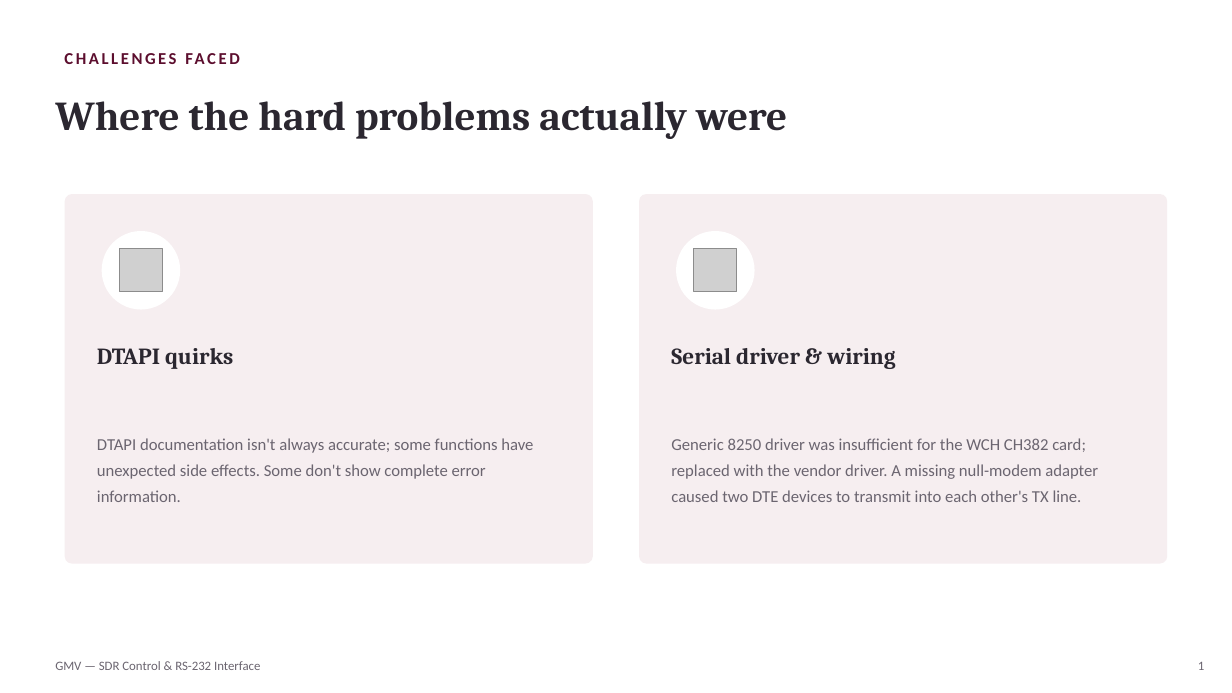
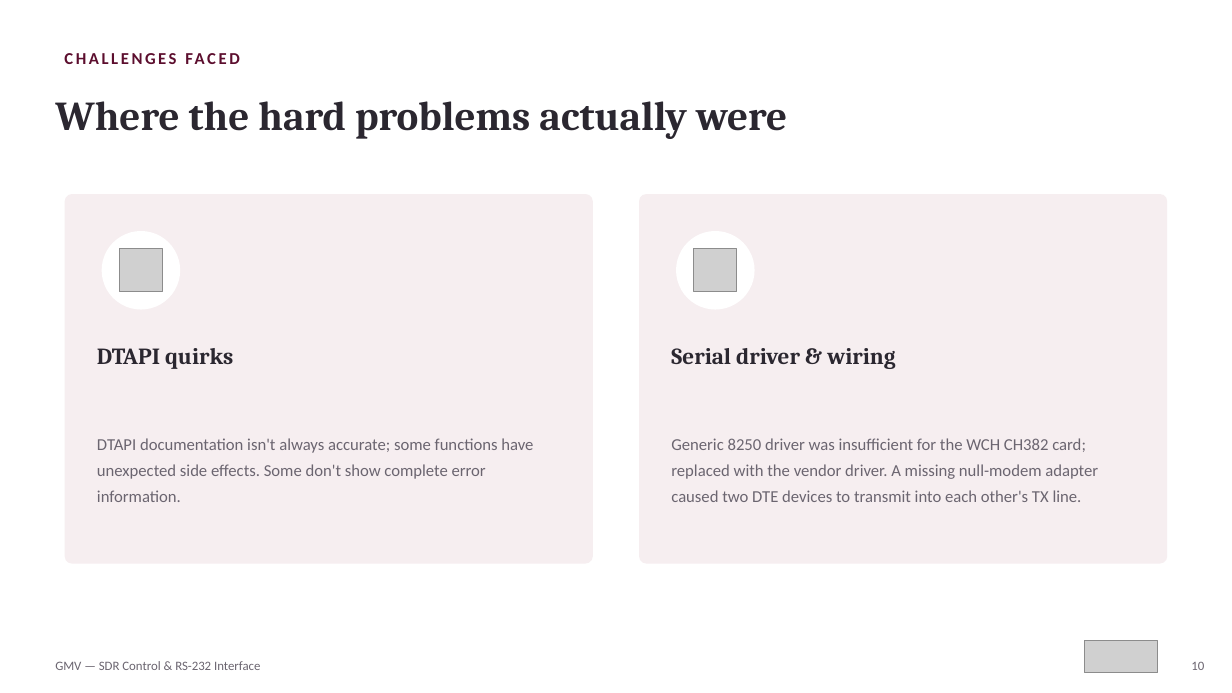
Before and after one commit to KingPixelKP/APDC-Report, a slide deck: slide 11 of Internship_Defense.pptx (slide 12 before the commit). Drawn at 1232x693 pixels with LibreOffice and Linux fonts; fonts in the diff are those of the drawing; grey boxes stand for pictures. Boxes give left, top, right and bottom in pixels: in the first picture for what was removed or moved away, otherwise in the second. Text is boxed around its words. In the diff, an @@ line names an element or a change of style, - is before the commit and + after.

```diff
--- a/Internship_Defense.pptx
+++ b/Internship_Defense.pptx
@@ picture added at (1084, 640, 1158, 673) @@
@@ text at (1191, 662, 1204, 670): text changed @@
-1
+10
```
Also in this commit, not shown: 10 other slides changed, 1 slide removed, 3 other files.
